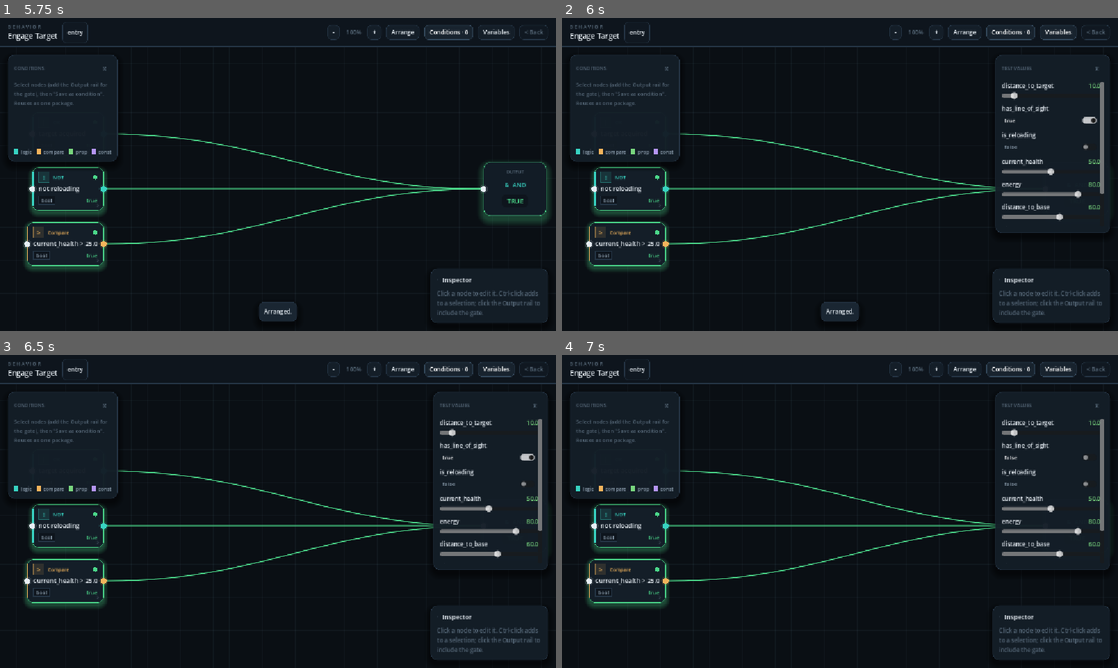
Above: before the commit, frames 1-4 (two rows, left to right).
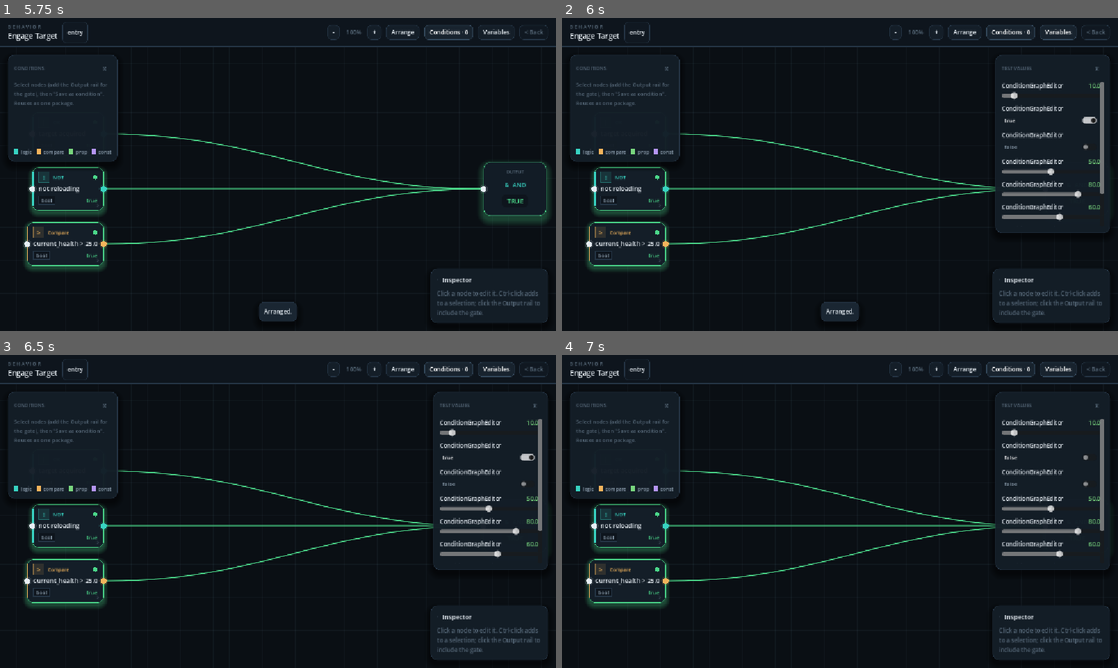
Above: after the commit, the same moments.

Repository: Ctharo/Chem-Ants
Game: Godot game, scene res://ui/condition_graph/condition_graph_editor.tscn
Two runs of this game, one before a commit and one after it. Both use one fixed random seed, a clock stepped at 60 frames per second and the inputs below.
Inputs:
- Up to frame 1 (5.75 s): click "-" at 0.5 s; click "83%" at 1.25 s; click "100%" at 2 s; click "+" at 2.75 s; click "120%" at 3.5 s; click "Arrange" at 4.25 s; click "Conditions · 0" at 5 s
- Up to frame 2 (6 s): click "Variables" at 5.75 s
- Up to frame 3 (6.5 s): no input
- Up to frame 4 (7 s): click "true" at 6.5 s

Frame 1 is identical in both runs. In frame 2, 0.7% of the frame differs, in the area x 79-91%, y 20-62%; in frame 3, 0.7%; in frame 4, 0.7%.

Commit message:
Refine condition graph variable handling
Clean up `_render_vars()` by avoiding shadowed local names when building the test variable UI, and make numeric truthiness checks use `is_zero_approx()` so near-zero float values are treated as false more reliably.

Diff:
--- a/ui/condition_graph/condition_graph_editor.gd
+++ b/ui/condition_graph/condition_graph_editor.gd
@@ -1610,43 +1610,43 @@
 	for c in vars_list.get_children():
 		vars_list.remove_child(c)
 		c.queue_free()
-	for name: String in test_vars.keys():
-		var wrap := VBoxContainer.new()
-		wrap.add_theme_constant_override("separation", 4)
+	for _name: String in test_vars.keys():
+		var _wrap := VBoxContainer.new()
+		_wrap.add_theme_constant_override("separation", 4)
 		var head := HBoxContainer.new()
 		var nl := _tiny_label(name, COLORS["text"], 12)
 		nl.size_flags_horizontal = Control.SIZE_EXPAND_FILL
 		head.add_child(nl)
-		wrap.add_child(head)
-		if test_vars[name] is bool:
+		_wrap.add_child(head)
+		if test_vars[_name] is bool:
 			var cb := CheckButton.new()
-			cb.button_pressed = test_vars[name]
-			cb.text = "true" if test_vars[name] else "false"
+			cb.button_pressed = test_vars[_name]
+			cb.text = "true" if test_vars[_name] else "false"
 			cb.add_theme_font_size_override("font_size", 11)
 			cb.add_theme_color_override("font_color", COLORS["dim"])
 			cb.focus_mode = Control.FOCUS_NONE
-			var vn := name
+			var vn := _name
 			cb.toggled.connect(func(on: bool) -> void:
 				test_vars[vn] = on
 				cb.text = "true" if on else "false"
 				_repaint())
-			wrap.add_child(cb)
+			_wrap.add_child(cb)
 		else:
-			var vl := _tiny_label(str(test_vars[name]), COLORS["property"], 12)
+			var vl := _tiny_label(str(test_vars[_name]), COLORS["property"], 12)
 			head.add_child(vl)
 			var slider := HSlider.new()
 			slider.min_value = 0
 			slider.max_value = 100
 			slider.step = 0.5
-			slider.value = float(test_vars[name])
+			slider.value = float(test_vars[_name])
 			slider.focus_mode = Control.FOCUS_NONE
-			var vn := name
+			var vn := _name
 			slider.value_changed.connect(func(v: float) -> void:
 				test_vars[vn] = v
 				vl.text = str(v)
 				_repaint())
-			wrap.add_child(slider)
-		vars_list.add_child(wrap)
+			_wrap.add_child(slider)
+		vars_list.add_child(_wrap)
 
 
 # ============================================================================
--- a/ui/condition_graph/condition_node_data.gd
+++ b/ui/condition_graph/condition_node_data.gd
@@ -195,7 +195,7 @@
 	if v is bool:
 		return v
 	if v is float or v is int:
-		return v != 0
+		return not is_zero_approx(v)
 	return false
 
 
